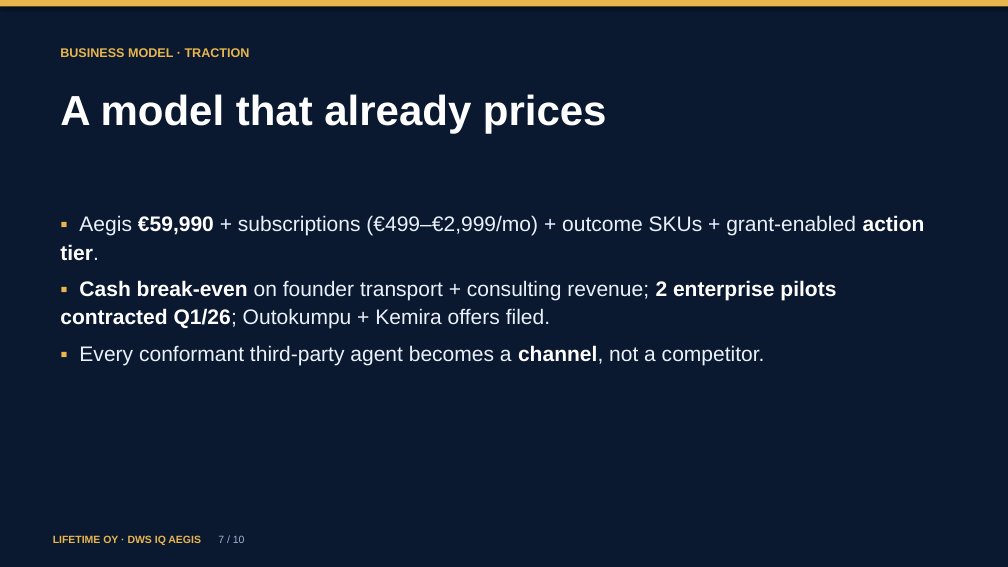
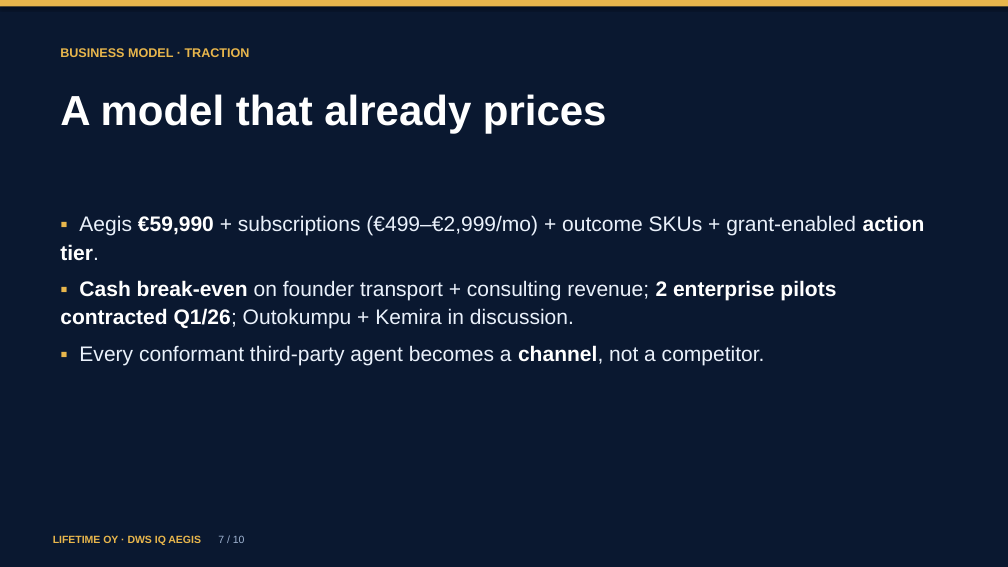
Before and after one commit to blogtheristo/opencode-all, a slide deck: slide 7 of docs/eic/EIC_STEP1_PITCH_DECK.pptx. Drawn at 1008x567 pixels with LibreOffice and Linux fonts; fonts in the diff are those of the drawing. Boxes give left, top, right and bottom in pixels: in the first picture for what was removed or moved away, otherwise in the second. Text is boxed around its words. In the diff, an @@ line names an element or a change of style, - is before the commit and + after.

```diff
--- a/docs/eic/EIC_STEP1_PITCH_DECK.pptx
+++ b/docs/eic/EIC_STEP1_PITCH_DECK.pptx
@@ text at box(60, 280, 836, 329): text changed @@
-▪ Cash break-even on founder transport + consulting revenue; 2 enterprise pilots contracted Q1/26; Outokumpu + Kemira offers filed.
+▪ Cash break-even on founder transport + consulting revenue; 2 enterprise pilots contracted Q1/26; Outokumpu + Kemira in discussion.
```
Also in this commit, not shown: 6 other files.
